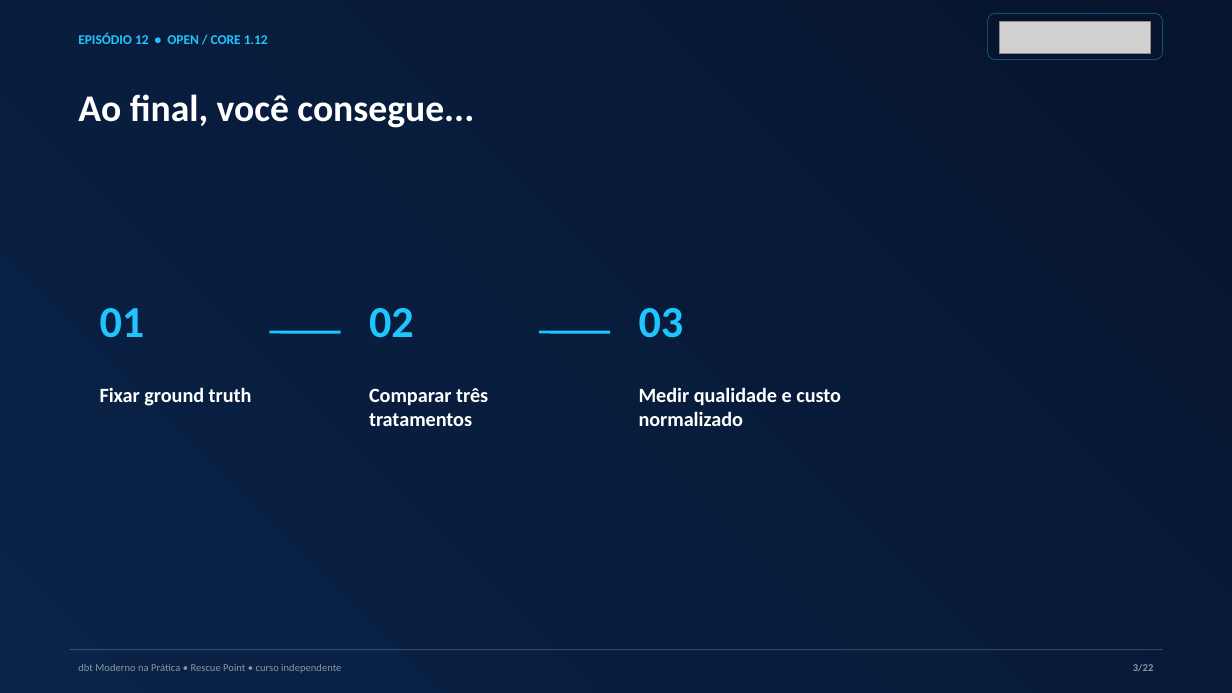
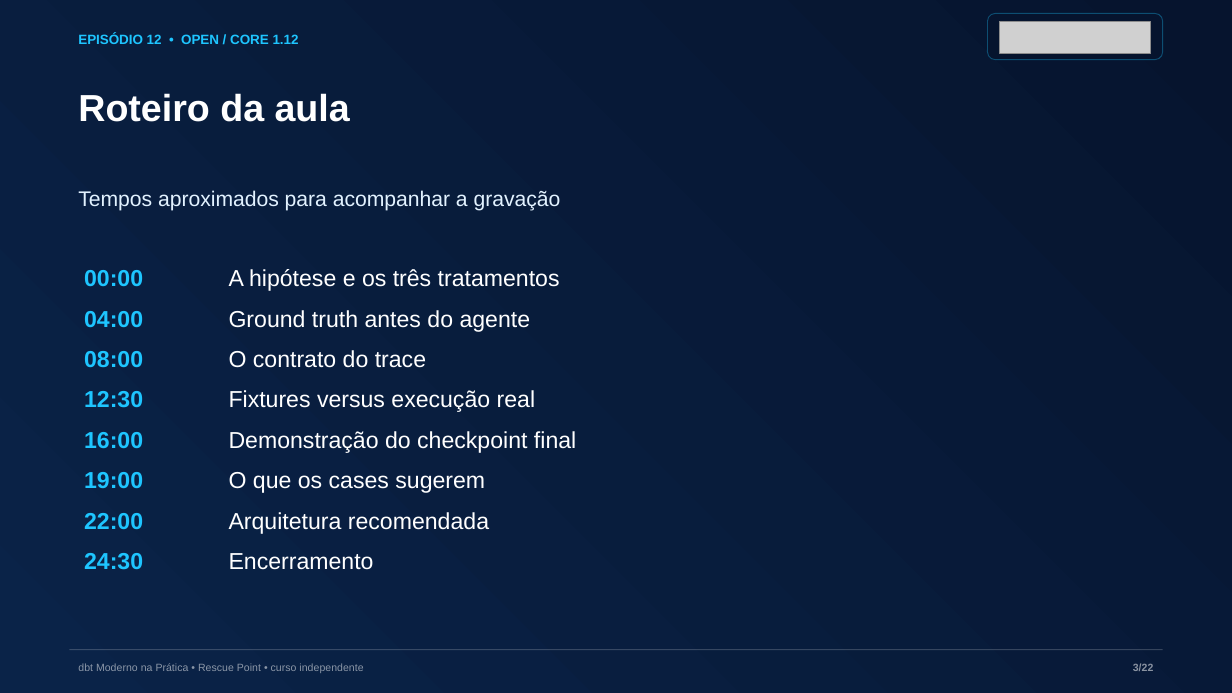
Before and after one commit to AnselmoBorges/dbt-moderno-na-pratica, a slide deck: slide 3 of assets/decks/episodio-12-gold-governada-agente-solto.pptx. Drawn at 1232x693 pixels with LibreOffice and Linux fonts; fonts in the diff are those of the drawing; grey boxes stand for pictures. Boxes give left, top, right and bottom in pixels: in the first picture for what was removed or moved away, otherwise in the second. Text is boxed around its words. In the diff, an @@ line names an element or a change of style, - is before the commit and + after.

Commit message:
Mostra roteiros e comandos copiáveis nas 13 aulas open (#2)
* docs: adiciona capturas reais dos checkpoints no Codespaces

* docs: inclui roteiros, comandos copiáveis e evidências das aulas

---------

```diff
--- a/assets/decks/episodio-12-gold-governada-agente-solto.pptx
+++ b/assets/decks/episodio-12-gold-governada-agente-solto.pptx
@@ text at (x1=78, y1=93, x2=350, y2=122): text changed; font Calibri to Arial @@
-Ao final, você consegue...
+Roteiro da aula
@@ text added at (x1=78, y1=190, x2=561, y2=211), 16.5 pt, text #E2F2FF @@
+Tempos aproximados para acompanhar a gravação
@@ text added at (x1=229, y1=269, x2=560, y2=291), 18 pt, text #FFFFFF @@
+A hipótese e os três tratamentos
@@ text added at (x1=84, y1=270, x2=143, y2=286), 18 pt, text #1EC5FF, bold @@
+00:00
@@ text added at (x1=84, y1=311, x2=143, y2=327), 18 pt, text #1EC5FF, bold @@
+04:00
@@ text removed at (x1=100, y1=308, x2=145, y2=338) @@
-01
@@ text added at (x1=229, y1=310, x2=531, y2=332), 18 pt, text #FFFFFF @@
+Ground truth antes do agente
@@ text removed at (x1=369, y1=308, x2=414, y2=338) @@
-02
@@ text removed at (x1=639, y1=308, x2=684, y2=338) @@
-03
@@ text added at (x1=84, y1=351, x2=143, y2=367), 18 pt, text #1EC5FF, bold @@
+08:00
@@ text added at (x1=229, y1=350, x2=426, y2=368), 18 pt, text #FFFFFF @@
+O contrato do trace
@@ line removed from (270, 332) to (341, 332) @@
@@ line removed from (539, 332) to (610, 332) @@
@@ text removed at (x1=100, y1=387, x2=252, y2=406) @@
-Fixar ground truth
@@ text removed at (x1=369, y1=388, x2=488, y2=426) @@
-Comparar três tratamentos
@@ text removed at (x1=639, y1=387, x2=841, y2=426) @@
-Medir qualidade e custo normalizado
@@ text added at (x1=84, y1=391, x2=143, y2=408), 18 pt, text #1EC5FF, bold @@
+12:30
@@ text added at (x1=229, y1=390, x2=536, y2=412), 18 pt, text #FFFFFF @@
+Fixtures versus execução real
@@ text added at (x1=84, y1=432, x2=143, y2=448), 18 pt, text #1EC5FF, bold @@
+16:00
@@ text added at (x1=229, y1=431, x2=576, y2=453), 18 pt, text #FFFFFF @@
+Demonstração do checkpoint final
@@ text added at (x1=84, y1=472, x2=143, y2=488), 18 pt, text #1EC5FF, bold @@
+19:00
@@ text added at (x1=229, y1=472, x2=485, y2=493), 18 pt, text #FFFFFF @@
+O que os cases sugerem
@@ text added at (x1=84, y1=513, x2=143, y2=529), 18 pt, text #1EC5FF, bold @@
+22:00
@@ text added at (x1=229, y1=512, x2=489, y2=534), 18 pt, text #FFFFFF @@
+Arquitetura recomendada
@@ text added at (x1=84, y1=553, x2=143, y2=570), 18 pt, text #1EC5FF, bold @@
+24:30
@@ text added at (x1=229, y1=553, x2=374, y2=570), 18 pt, text #FFFFFF @@
+Encerramento
@@ font Calibri to Arial in 3 elements at (x1=78, y1=34, x2=299, y2=44), (x1=78, y1=663, x2=363, y2=673), (x1=1133, y1=663, x2=1154, y2=671) @@
```
Also in this commit, not shown: 21 other slides changed, 42 other files.
